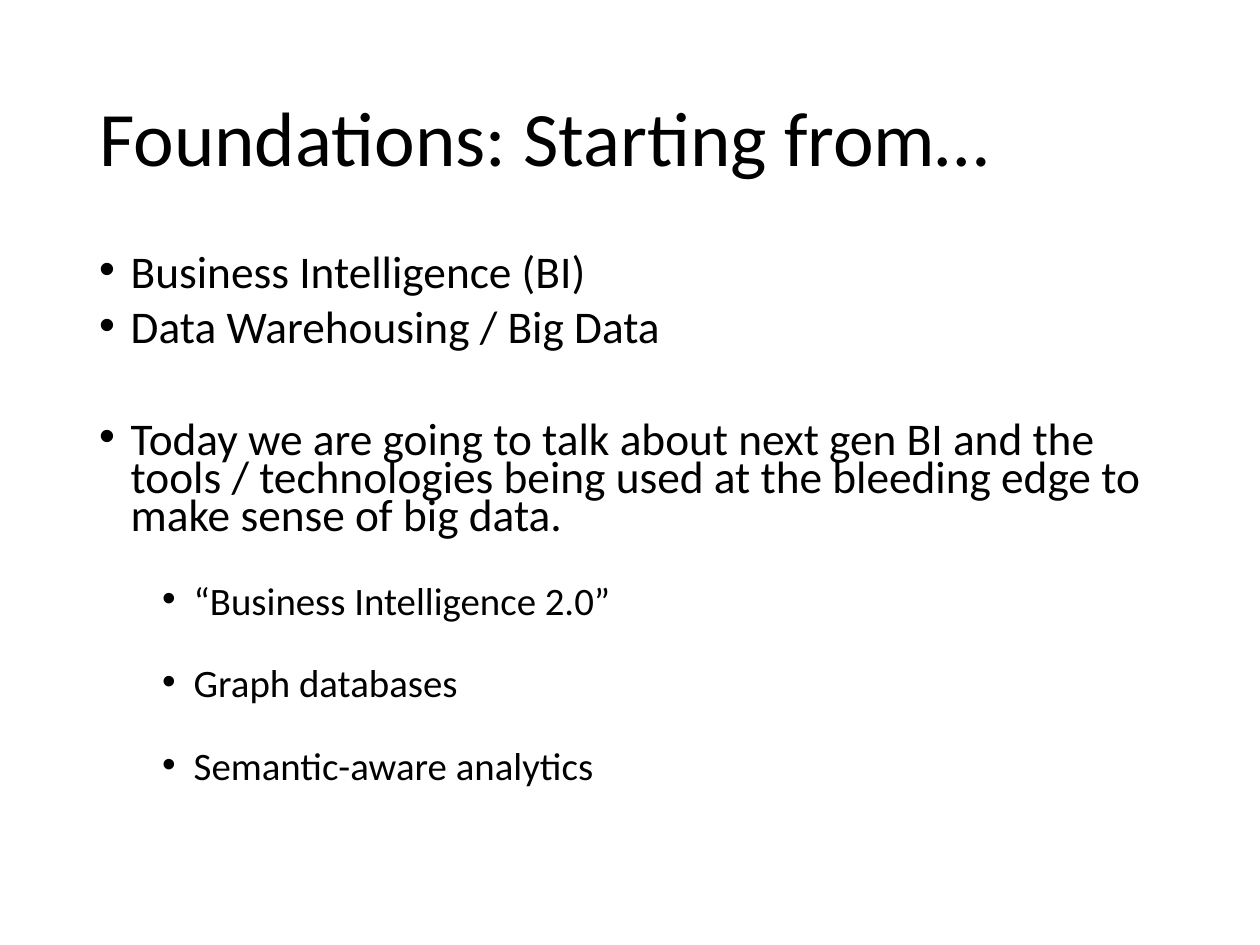
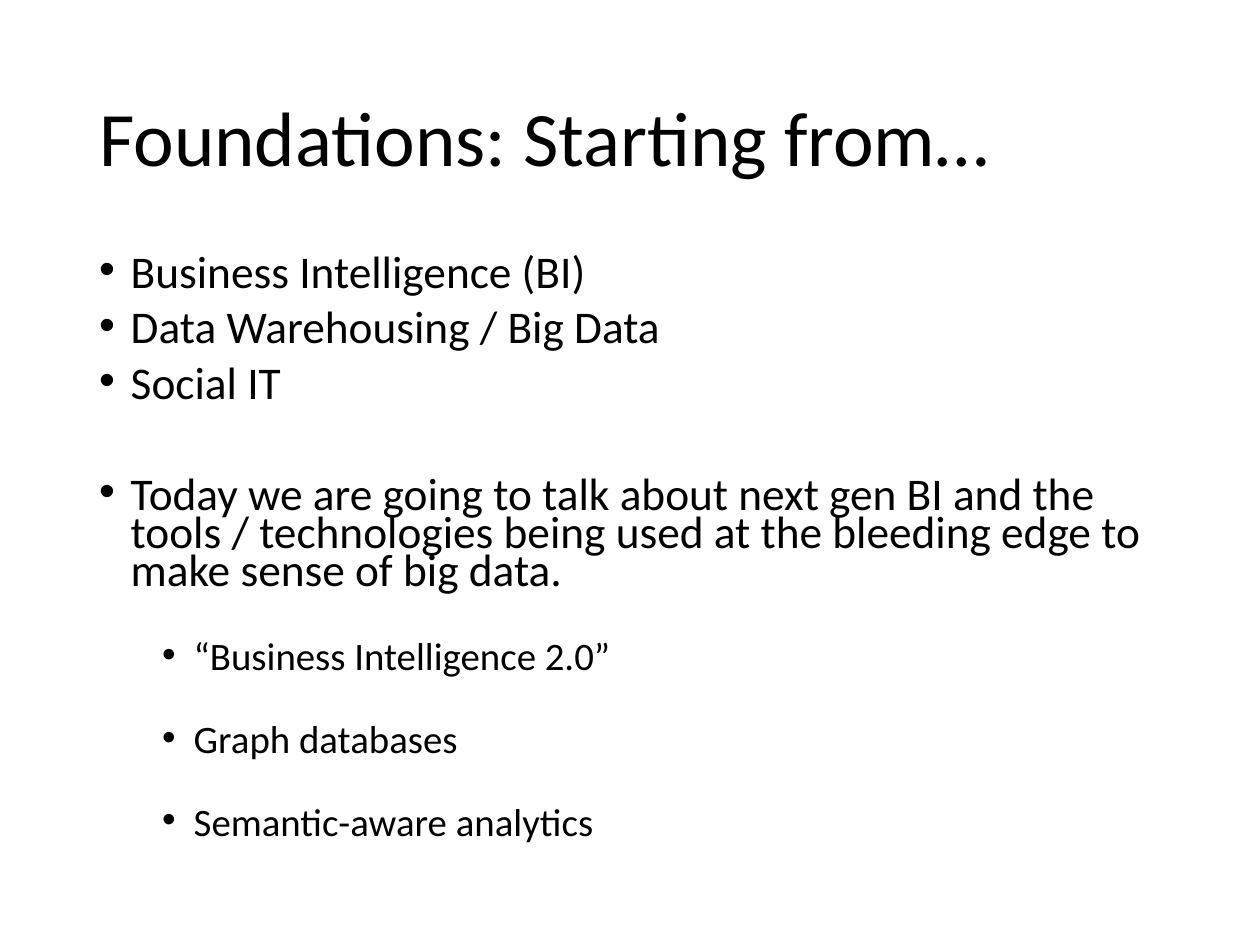
Before and after one commit to colinbellCA/1161.cs330-uwaterloo-sematic_analytics, a slide deck: slide 3 of 1161.cs330-social_graphs_and_semantic_analytics.pptx. Drawn at 1260x945 pixels with LibreOffice and Linux fonts; fonts in the diff are those of the drawing. Boxes give left, top, right and bottom in pixels: in the first picture for what was removed or moved away, otherwise in the second. Text is boxed around its words. In the diff, an @@ line names an element or a change of style, - is before the commit and + after.

```diff
--- a/1161.cs330-social_graphs_and_semantic_analytics.pptx
+++ b/1161.cs330-social_graphs_and_semantic_analytics.pptx
@@ text at (x1=131, y1=367, x2=280, y2=400): paragraph added @@
+• Social IT
```
Also in this commit, not shown: 8 other slides changed, 9 slides added, 3 other files.
